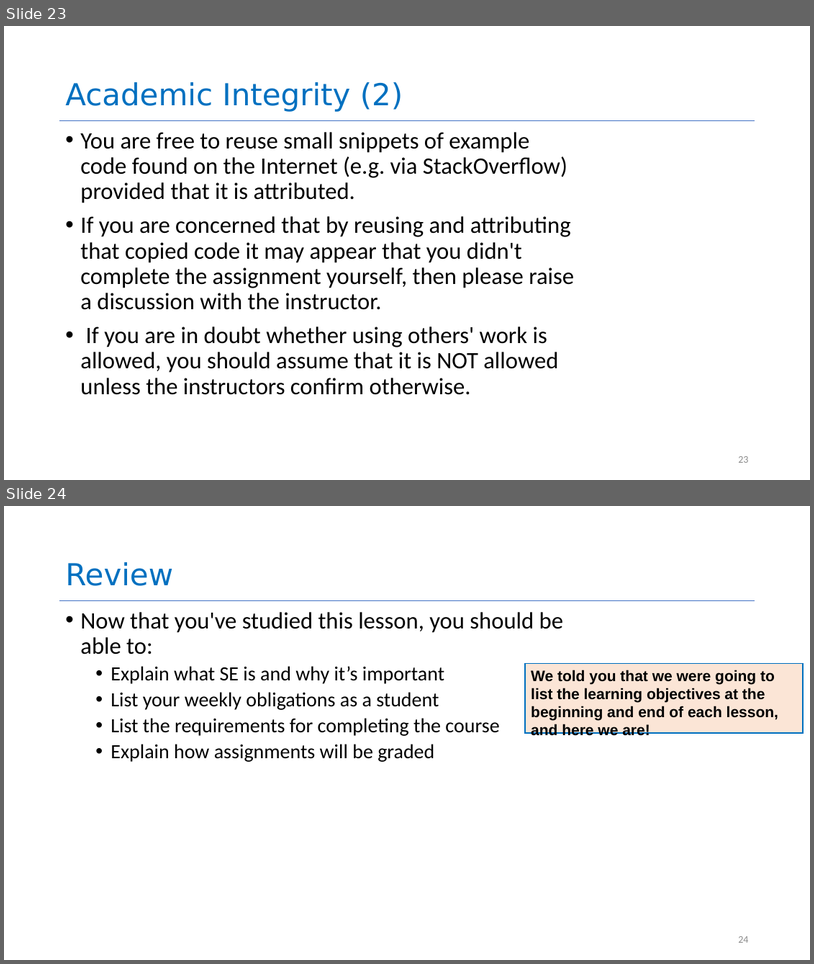
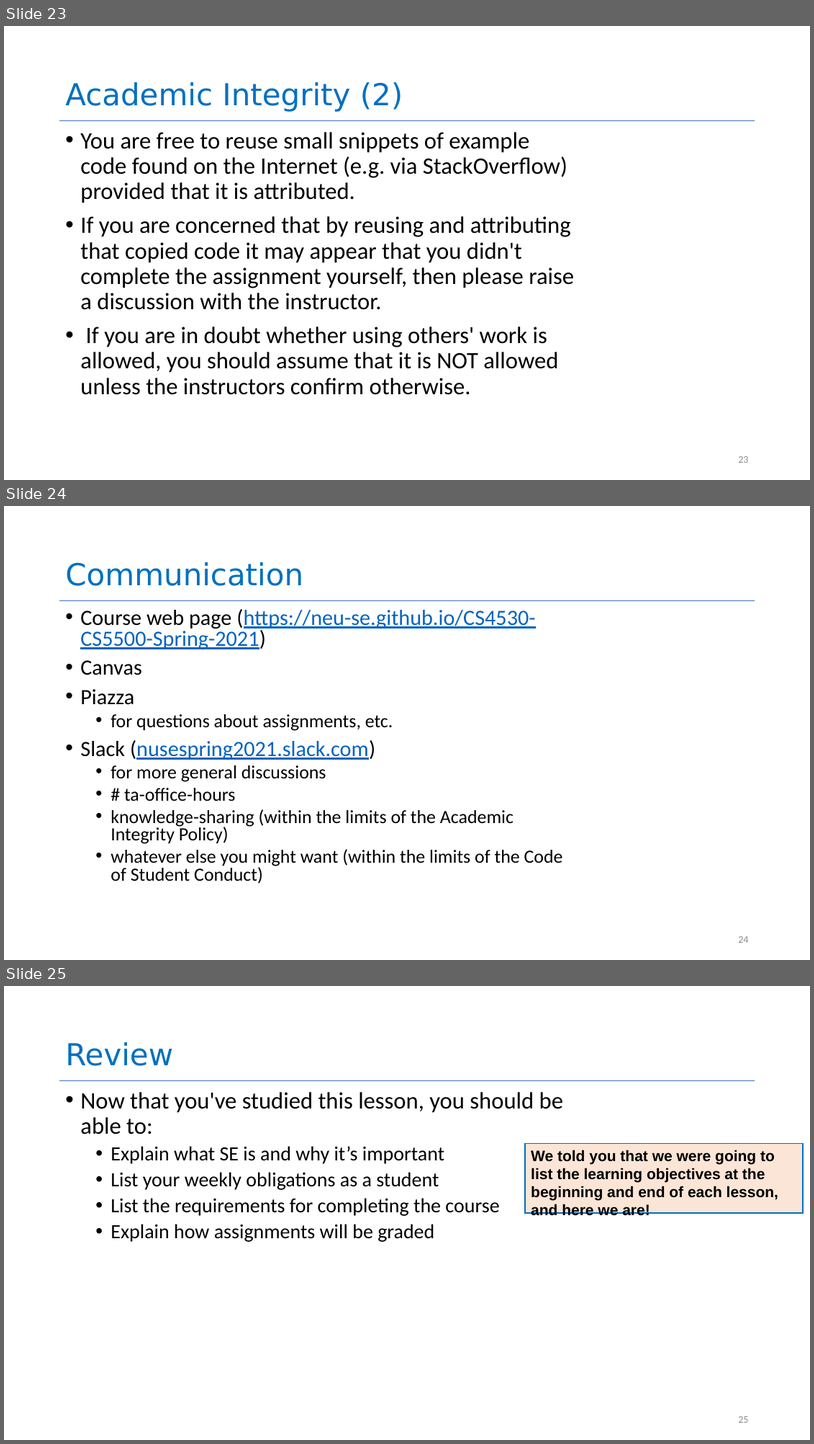
Before and after one commit to neu-se/CS4530-CS5500-Spring-2021, a slide deck: Slides/Lesson 1.1 Course Introduction.pptx. Shown one above the other, each under a label of ours: slides 23 and 24 before the commit, slides 23, 24 and 25 after it. The pictures are 814x964 and 814x1444 pixels, drawn with LibreOffice and Linux fonts; fonts in the diff are those of the drawing. Boxes give left, top, right and bottom in pixels: in the first picture for what was removed or moved away, otherwise in the second. Text is boxed around its words. In the diff, an @@ line names an element or a change of style, - is before the commit and + after.

```diff
--- a/Slides/Lesson 1.1 Course Introduction.pptx
+++ b/Slides/Lesson 1.1 Course Introduction.pptx
@@ slide 24 added at (4, 506, 810, 960), background #FFFFFF; not listed: 1 template element that a slide beside it also shows @@
@@ title added at (65, 562, 304, 586), 36 pt, text #0070C0 @@
+Communication
@@ text added at (80, 609, 563, 883), 22.2 pt, text #000000 @@
+• Course web page (https://neu-se.github.io/CS4530-CS5500-Spring-2021)
+• Canvas
+• Piazza
+  • for questions about assignments, etc.
+• Slack (nusespring2021.slack.com)
+  • for more general discussions
+  • # ta-office-hours
+  • knowledge-sharing (within the limits of the Academic Integrity Policy)
+  • whatever else you might want (within the limits of the Code of Student Conduct)
@@ page number added at (738, 936, 748, 942), 12 pt, text #8C8C8C @@
+24
@@ what was slide 24 is now slide 25 @@
@@ page number at (738, 1416, 748, 1422): text changed @@
-24
+25
```
Also in this commit, not shown: 9 slides changed.
